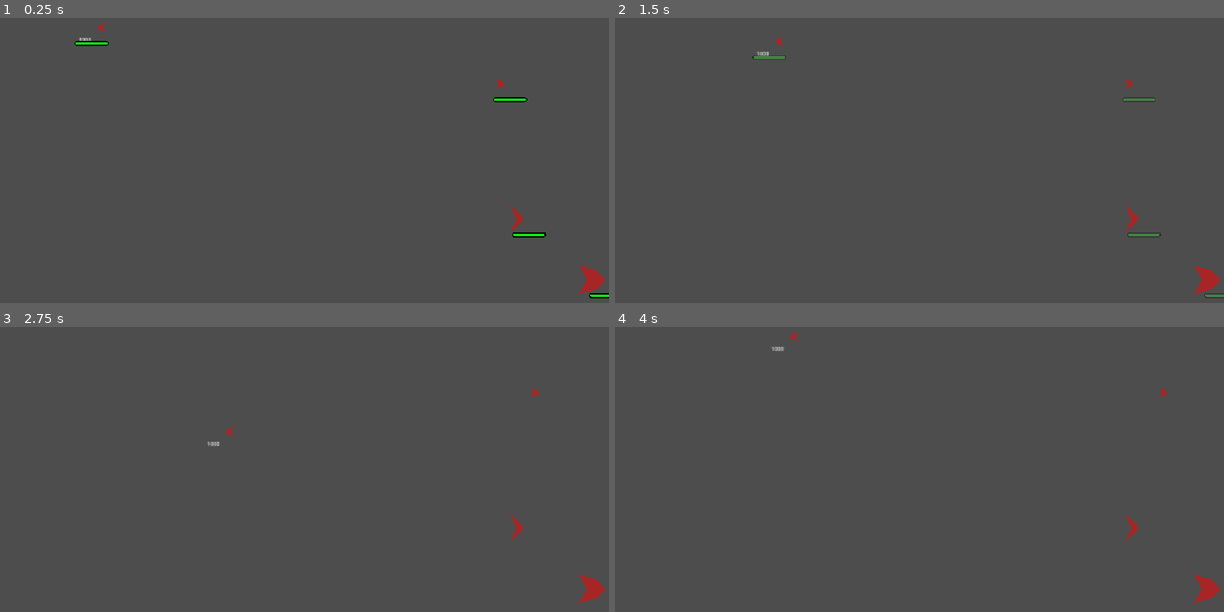
Above: before the commit, frames 1-4 (two rows, left to right).
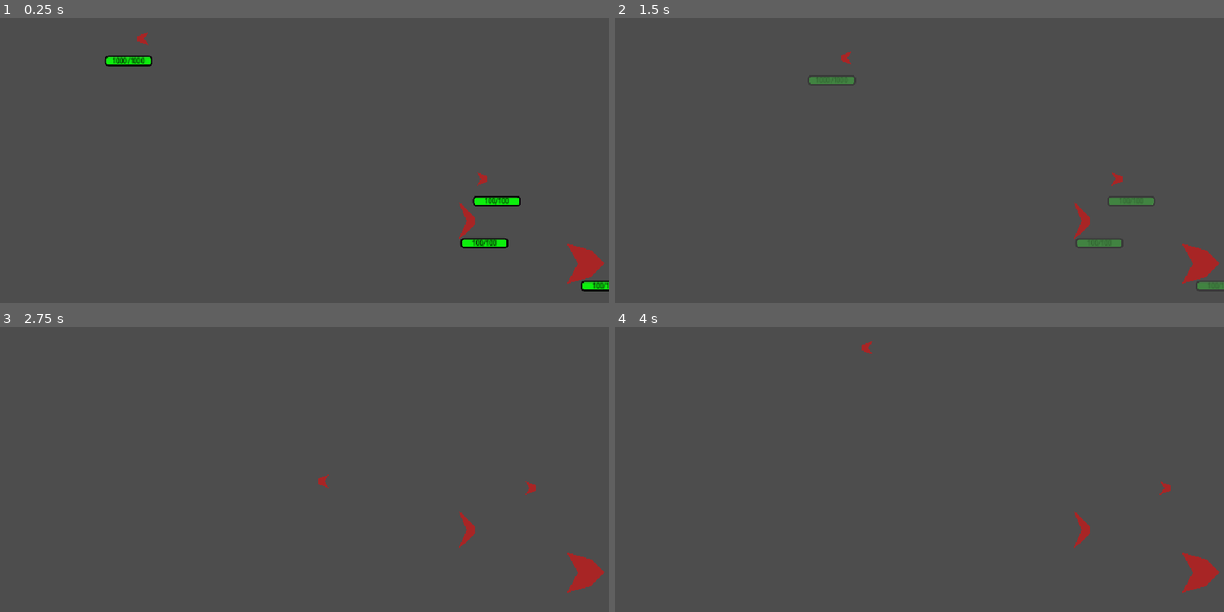
Above: after the commit, the same moments.

Repository: xorblo-doitus/Space-Shooter
Game: Godot game, scene res://src/playable_scenes/world.tscn
Same seed, same stepped clock (60 frames per second), same inputs: the game is played once before the commit and once after it.
Inputs:
- Up to frame 1 (0.25 s): no input
- Up to frame 2 (1.5 s): tap Enter (ui_accept) at 0.5, 0.77 s; hold Right (ui_right) 0.53-1.28 s; hold Down (ui_down) from 1.28 s (still down)
- Up to frame 3 (2.75 s): tap Enter (ui_accept) at 1.52 s; release Down (ui_down) at 2.03 s; hold Right (ui_right) from 2.03 s (still down)
- Up to frame 4 (4 s): release Right (ui_right) at 2.78 s; hold Up (ui_up) 2.78-3.53 s; tap Enter (ui_accept) at 3.02, 3.77 s; hold Left (ui_left) from 3.53 s (still down)

The runs differ from the first frame. In frame 1, 2.2% of the frame differs, in the area x 12-100%, y 1-99%; in frame 2, 1.6%; in frame 3, 0.9%; in frame 4, 0.9%.
Error in both runs: Assertion failed: No damage source created (res://src/bullets/bullet.gd:25)

Commit message:
Added fullscreen + Health bar text + Changed default window size

Diff:
--- a/project.godot
+++ b/project.godot
@@ -18,11 +18,12 @@
 [autoload]
 
 Init="*res://src/singletons/init.gd"
+SpecialInputs="res://src/singletons/SpecialInputs.gd"
 
 [display]
 
-window/size/viewport_width=1920
-window/size/viewport_height=1080
+window/size/viewport_width=1366
+window/size/viewport_height=768
 window/stretch/mode="canvas_items"
 
 [gui]
@@ -59,6 +60,12 @@
 , Object(InputEventKey,"resource_local_to_scene":false,"resource_name":"","device":-1,"window_id":0,"alt_pressed":false,"shift_pressed":false,"ctrl_pressed":false,"meta_pressed":false,"pressed":false,"keycode":0,"physical_keycode":83,"key_label":0,"unicode":115,"echo":false,"script":null)
 ]
 }
+fullscreen={
+"deadzone": 0.5,
+"events": [Object(InputEventKey,"resource_local_to_scene":false,"resource_name":"","device":0,"window_id":0,"alt_pressed":false,"shift_pressed":false,"ctrl_pressed":false,"meta_pressed":false,"pressed":false,"keycode":4194342,"physical_keycode":0,"key_label":0,"unicode":0,"echo":false,"script":null)
+, Object(InputEventKey,"resource_local_to_scene":false,"resource_name":"","device":-1,"window_id":0,"alt_pressed":true,"shift_pressed":false,"ctrl_pressed":false,"meta_pressed":false,"pressed":false,"keycode":4194309,"physical_keycode":0,"key_label":0,"unicode":0,"echo":false,"script":null)
+]
+}
 
 [layer_names]
 
--- a/src/playable_scenes/world.tscn
+++ b/src/playable_scenes/world.tscn
@@ -92,18 +92,15 @@
 packed_vessel = ExtResource("3_nbfms")
 
 [node name="Dude" parent="SpawnPoints" instance=ExtResource("2_r822a")]
-position = Vector2(1586, 262)
+position = Vector2(1092, 400)
 
 [node name="Spammer" parent="SpawnPoints" instance=ExtResource("2_r822a")]
-position = Vector2(1667, 689)
+position = Vector2(1086, 494)
 packed_vessel = ExtResource("4_56gsn")
 
 [node name="Big" parent="SpawnPoints" instance=ExtResource("2_r822a")]
-position = Vector2(1673, 881)
+position = Vector2(1089, 590)
 packed_vessel = ExtResource("5_gj0fc")
-
-[node name="Dude4" parent="SpawnPoints" instance=ExtResource("2_r822a")]
-position = Vector2(1682, 1049)
 
 [node name="StatitcBodies" type="Node2D" parent="."]
 
--- /dev/null
+++ b/src/singletons/SpecialInputs.gd
@@ -0,0 +1,12 @@
+extends Node
+
+var fullscreen: bool = false
+
+func _process(_delta):
+	if Input.is_action_just_pressed("fullscreen"):
+		fullscreen = not fullscreen
+		print("set fullscreen to ", fullscreen)
+		if fullscreen:
+			get_window().mode = Window.MODE_FULLSCREEN
+		else:
+			get_window().mode = Window.MODE_WINDOWED
--- a/src/ui/health_bar.gd
+++ b/src/ui/health_bar.gd
@@ -1,5 +1,7 @@
 extends ProgressBar
 class_name HealthBar
+
+const text_format: StringName = "%d/%d"
 
 @export_range(0, 10) var disappear_speed: float = 0.5
 
@@ -24,6 +26,8 @@
 var style_box: StyleBox = get_theme_stylebox("fill").duplicate()
 
 @onready var blink_timer = $BlinkTimer
+@onready var label = $Label
+
 
 func _ready():
 	style_box.bg_color = Color(0, 0, 0)
@@ -40,6 +44,7 @@
 
 func update() -> void:
 	value = target_value
+	label.text = text_format % [ceili(target_value), max_health]
 	update_color()
 	if target_value == max_health:
 		set_process(true)
--- a/src/ui/health_bar.tscn
+++ b/src/ui/health_bar.tscn
@@ -4,7 +4,7 @@
 [ext_resource type="Script" path="res://src/ui/health_bar.gd" id="2_vtr6v"]
 
 [node name="HealthBar" type="ProgressBar"]
-custom_minimum_size = Vector2(100, 0)
+custom_minimum_size = Vector2(100, 16)
 anchors_preset = 8
 anchor_left = 0.5
 anchor_top = 0.5
@@ -27,4 +27,19 @@
 wait_time = 0.1
 one_shot = true
 
+[node name="Label" type="Label" parent="."]
+layout_mode = 1
+anchors_preset = 15
+anchor_right = 1.0
+anchor_bottom = 1.0
+offset_top = -3.0
+offset_bottom = 4.0
+grow_horizontal = 2
+grow_vertical = 2
+theme = ExtResource("1_dfcxs")
+theme_override_colors/font_color = Color(0, 0, 0, 1)
+text = "123/456"
+horizontal_alignment = 1
+vertical_alignment = 1
+
 [connection signal="timeout" from="BlinkTimer" to="." method="stop_blink"]
--- a/src/ui/theme.tres
+++ b/src/ui/theme.tres
@@ -1,4 +1,6 @@
-[gd_resource type="Theme" load_steps=3 format=3 uid="uid://dm4udtrkpx6xu"]
+[gd_resource type="Theme" load_steps=5 format=3 uid="uid://dm4udtrkpx6xu"]
+
+[ext_resource type="FontFile" uid="uid://c0nv005l7t2er" path="res://assets/fonts/Fredoka.ttf" id="1_mj2fq"]
 
 [sub_resource type="StyleBoxFlat" id="StyleBoxFlat_pj0bx"]
 bg_color = Color(0.478431, 0.478431, 0.478431, 1)
@@ -23,7 +25,18 @@
 corner_radius_bottom_right = 4
 corner_radius_bottom_left = 4
 
+[sub_resource type="FontVariation" id="FontVariation_vh8wl"]
+base_font = ExtResource("1_mj2fq")
+variation_opentype = {
+2003072104: 85,
+2003265652: 450
+}
+opentype_features = {
+1667329140: 0
+}
+
 [resource]
-ProgressBar/colors/font_outline_color = Color(0, 0, 0, 1)
+default_font = SubResource("FontVariation_vh8wl")
+ProgressBar/colors/font_color = Color(0, 0, 0, 1)
 ProgressBar/styles/background = SubResource("StyleBoxFlat_pj0bx")
 ProgressBar/styles/fill = SubResource("StyleBoxFlat_5a0r1")
--- a/src/vessels/player_vessel.gd
+++ b/src/vessels/player_vessel.gd
@@ -6,7 +6,6 @@
 
 func _physics_process(delta) -> void:
 #	health = max_health
-	$Label.text = str(health)
 	direction = Vector2(Input.get_axis("ui_left", "ui_right"), Input.get_axis("ui_up", "ui_down"))
 	firing = Input.is_action_pressed("ui_accept")
 	super._physics_process(delta)
--- a/src/vessels/player_vessel.tscn
+++ b/src/vessels/player_vessel.tscn
@@ -9,9 +9,3 @@
 script = ExtResource("1_3nvqr")
 team = 1
 max_health = 1000.0
-
-[node name="Label" type="Label" parent="." index="3"]
-offset_left = -40.0
-offset_top = 26.0
-offset_right = 40.0
-offset_bottom = 49.0
Binary file added: assets/fonts/Fredoka.ttf
Not shown, added: assets/fonts/Fredoka.ttf.import
